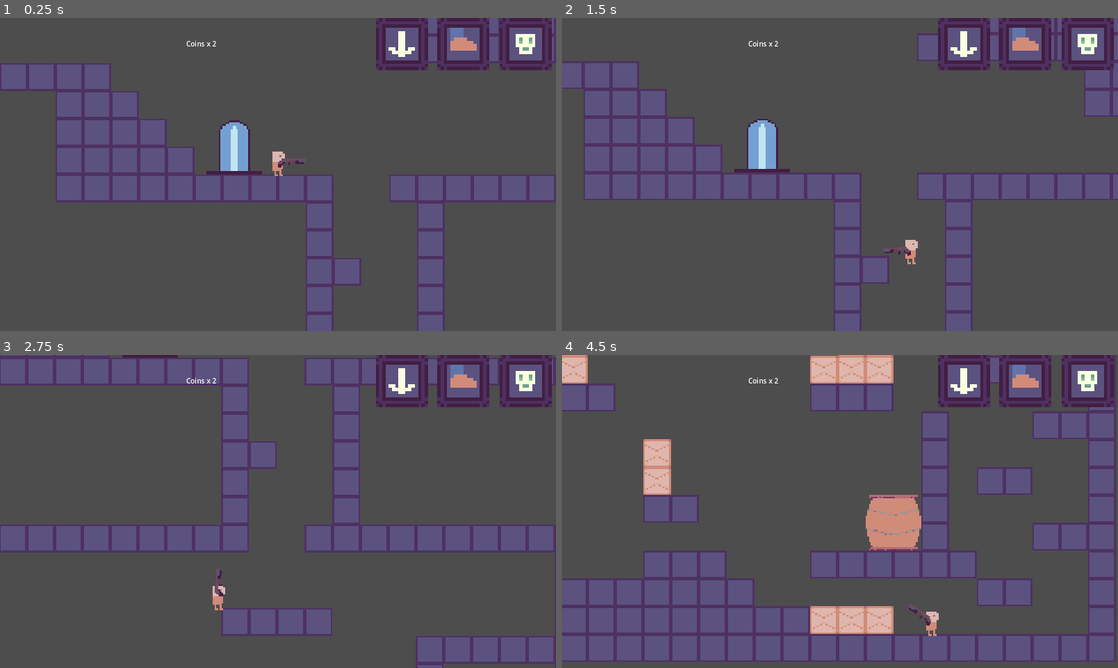
Above: before the commit, frames 1-4 (two rows, left to right).
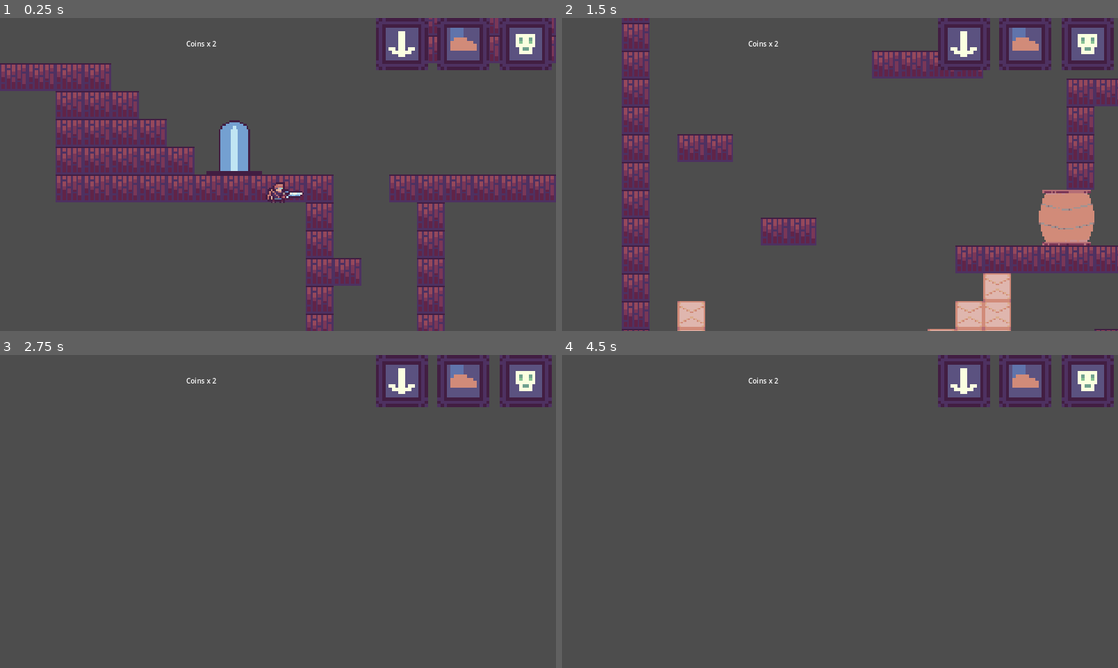
Above: after the commit, the same moments.

Repository: Kevin-Mortimer-19/Cursed-Jumper
Game: Godot game, scene res://src/game.tscn
Same seed, same stepped clock (60 frames per second), same inputs: the game is played once before the commit and once after it.
Inputs (mouse positions are in pixels of both pictures, inside the frame that each line leads up to):
- Up to frame 1 (0.25 s): no input
- Up to frame 2 (1.5 s): move the mouse to (962, 158) at 0.52 s; press the mouse at (962, 158) at 0.53 s; hold D (move_right) from 0.53 s (still down); tap Space (jump) at 0.77 s; move the mouse to (728, 190) at 1.27 s; release the mouse at (728, 190) at 1.28 s; tap E (interact) at 1.35 s
- Up to frame 3 (2.75 s): tap Space (jump) at 1.52 s; move the mouse to (333, 442) at 2.02 s; release D (move_right) at 2.03 s; press the mouse at (333, 442) at 2.03 s; hold A (move_left) from 2.03 s (still down)
- Up to frame 4 (4.5 s): move the mouse to (812, 574) at 2.77 s; release A (move_left) at 2.78 s; release the mouse at (812, 574) at 2.78 s; hold D (move_right) 2.78-4.28 s; tap E (interact) at 2.85, 4.35 s; tap Space (jump) at 3.02, 3.77 s; move the mouse to (1006, 558) at 3.52 s; press the mouse at (1006, 558) at 3.53 s; move the mouse to (673, 464) at 4.27 s; release the mouse at (673, 464) at 4.28 s; hold A (move_left) from 4.28 s (still down)

The runs differ from the first frame. In frame 1, 16% of the frame differs, in the area x 0-100%, y 0-100%; in frame 2, 33%; in frame 3, 23%; in frame 4, 38%, in the area x 0-100%, y 0-98%.

Commit message:
Updated most sprites and tilemap
Should not break most things

Diff:
--- a/project.godot
+++ b/project.godot
@@ -25,6 +25,7 @@
 window/size/viewport_width=1280
 window/size/viewport_height=720
 window/stretch/mode="canvas_items"
+mouse_cursor/custom_image="res://assets/sprites/reticle4x.png"
 
 [editor_plugins]
 
--- a/src/entities/enemies/ground_enemy/ground_enemy.tscn
+++ b/src/entities/enemies/ground_enemy/ground_enemy.tscn
@@ -1,7 +1,7 @@
 [gd_scene load_steps=6 format=3 uid="uid://bedmi1dr6o0bg"]
 
 [ext_resource type="Script" path="res://src/entities/enemies/ground_enemy/ground_enemy.gd" id="1_v1ydc"]
-[ext_resource type="Texture2D" uid="uid://diejfwbuv5nho" path="res://assets/sprites/player.png" id="2_npdpu"]
+[ext_resource type="Texture2D" uid="uid://lhw1mifyubu" path="res://assets/sprites/mechworker.png" id="2_qyb2o"]
 
 [sub_resource type="CircleShape2D" id="CircleShape2D_dbg4y"]
 radius = 8.0
@@ -27,8 +27,7 @@
 raycast_can_jump_obstacle = NodePath("Raycasts/CanJumpObstacleDetector")
 
 [node name="Sprite2D" type="Sprite2D" parent="."]
-self_modulate = Color(1, 0.0721513, 0.475114, 1)
-texture = ExtResource("2_npdpu")
+texture = ExtResource("2_qyb2o")
 
 [node name="CollisionShape2D" type="CollisionShape2D" parent="."]
 shape = SubResource("CircleShape2D_dbg4y")
--- a/src/entities/player/player.tscn
+++ b/src/entities/player/player.tscn
@@ -1,8 +1,23 @@
-[gd_scene load_steps=5 format=3 uid="uid://d1h5r22o1065g"]
+[gd_scene load_steps=7 format=3 uid="uid://d1h5r22o1065g"]
 
 [ext_resource type="Script" path="res://src/entities/player/player.gd" id="1_mw0sy"]
 [ext_resource type="Texture2D" uid="uid://diejfwbuv5nho" path="res://assets/sprites/player.png" id="2_rmpg3"]
 [ext_resource type="PackedScene" uid="uid://c7sf81jnb21uh" path="res://src/entities/player/shotgun.tscn" id="3_sn701"]
+
+[sub_resource type="AtlasTexture" id="AtlasTexture_hdcrk"]
+atlas = ExtResource("2_rmpg3")
+region = Rect2(0, 0, 16, 16)
+
+[sub_resource type="SpriteFrames" id="SpriteFrames_fb772"]
+animations = [{
+"frames": [{
+"duration": 1.0,
+"texture": SubResource("AtlasTexture_hdcrk")
+}],
+"loop": true,
+"name": &"default",
+"speed": 5.0
+}]
 
 [sub_resource type="CircleShape2D" id="CircleShape2D_anaty"]
 radius = 7.0
@@ -10,7 +25,7 @@
 [node name="Player" type="CharacterBody2D" node_paths=PackedStringArray("sprite", "shotgun")]
 collision_layer = 2
 script = ExtResource("1_mw0sy")
-sprite = NodePath("AnimatedSprite2D")
+sprite = NodePath("Sprite")
 shotgun = NodePath("Shotgun")
 jump_strength_full = 330.0
 jump_strength_half = 165.0
@@ -24,10 +39,8 @@
 modifiers_move_options = 11
 modifiers_combat = 1
 
-[node name="TEMP SPRITE" type="Sprite2D" parent="."]
-texture = ExtResource("2_rmpg3")
-
-[node name="AnimatedSprite2D" type="AnimatedSprite2D" parent="."]
+[node name="Sprite" type="AnimatedSprite2D" parent="."]
+sprite_frames = SubResource("SpriteFrames_fb772")
 
 [node name="CollisionShape2D" type="CollisionShape2D" parent="."]
 shape = SubResource("CircleShape2D_anaty")
--- a/src/entities/player/shotgun.tscn
+++ b/src/entities/player/shotgun.tscn
@@ -24,4 +24,4 @@
 
 [node name="Sprite" type="Sprite2D" parent="."]
 texture = ExtResource("6_w646f")
-offset = Vector2(8, 0)
+offset = Vector2(8, 3)
--- a/src/levels/level_tile_map.tscn
+++ b/src/levels/level_tile_map.tscn
@@ -1,17 +1,30 @@
 [gd_scene load_steps=10 format=3 uid="uid://bylkv7aa7wq8x"]
 
-[ext_resource type="Texture2D" uid="uid://bevdswhuty0gt" path="res://assets/tilemaps/tilemap_test.png" id="1_7ymyb"]
+[ext_resource type="Texture2D" uid="uid://dff1hna0jpc2m" path="res://assets/tilemaps/spacebricks.png" id="1_frlcl"]
 [ext_resource type="PackedScene" uid="uid://bedmi1dr6o0bg" path="res://src/entities/enemies/ground_enemy/ground_enemy.tscn" id="2_eilh5"]
 [ext_resource type="PackedScene" uid="uid://cnj48bxcnwi50" path="res://src/levels/components/destructible_1x1.tscn" id="3_01vq6"]
 [ext_resource type="PackedScene" uid="uid://cdu7gyig5k36f" path="res://src/levels/components/destructible_1x2.tscn" id="4_vrs42"]
 [ext_resource type="PackedScene" uid="uid://bjsfryacaa8d1" path="res://src/levels/components/destructible_2x2.tscn" id="5_ggysw"]
 
-[sub_resource type="TileSetAtlasSource" id="TileSetAtlasSource_cr8li"]
-texture = ExtResource("1_7ymyb")
+[sub_resource type="TileSetAtlasSource" id="TileSetAtlasSource_6mulq"]
+texture = ExtResource("1_frlcl")
+margins = Vector2i(1, 1)
+separation = Vector2i(1, 1)
 0:0/0 = 0
 0:0/0/physics_layer_0/linear_velocity = Vector2(0, 0)
 0:0/0/physics_layer_0/angular_velocity = 0.0
-0:0/0/physics_layer_0/polygon_0/points = PackedVector2Array(-8, -8, 8, -8, 8, 8, -8, 8)
+1:0/0 = 0
+1:0/0/physics_layer_0/linear_velocity = Vector2(0, 0)
+1:0/0/physics_layer_0/angular_velocity = 0.0
+2:0/0 = 0
+2:0/0/physics_layer_0/linear_velocity = Vector2(0, 0)
+2:0/0/physics_layer_0/angular_velocity = 0.0
+3:0/0 = 0
+3:0/0/physics_layer_0/linear_velocity = Vector2(0, 0)
+3:0/0/physics_layer_0/angular_velocity = 0.0
+4:0/0 = 0
+4:0/0/physics_layer_0/linear_velocity = Vector2(0, 0)
+4:0/0/physics_layer_0/angular_velocity = 0.0
 
 [sub_resource type="TileSetScenesCollectionSource" id="TileSetScenesCollectionSource_cmt0k"]
 resource_name = "Enemies"
@@ -25,9 +38,9 @@
 
 [sub_resource type="TileSet" id="TileSet_vb67a"]
 physics_layer_0/collision_layer = 1
-sources/0 = SubResource("TileSetAtlasSource_cr8li")
 sources/1 = SubResource("TileSetScenesCollectionSource_cmt0k")
 sources/2 = SubResource("TileSetScenesCollectionSource_ufo0s")
+sources/0 = SubResource("TileSetAtlasSource_6mulq")
 
 [node name="LevelTileMap" type="TileMap"]
 tile_set = SubResource("TileSet_vb67a")
--- a/src/projectiles/shotgun_bullet/shotgun_bullet.tscn
+++ b/src/projectiles/shotgun_bullet/shotgun_bullet.tscn
@@ -1,11 +1,15 @@
-[gd_scene load_steps=5 format=3 uid="uid://b38lx3p0fw2jb"]
+[gd_scene load_steps=6 format=3 uid="uid://b38lx3p0fw2jb"]
 
 [ext_resource type="Script" path="res://src/projectiles/projectile.gd" id="1_1bc6r"]
 [ext_resource type="AudioStream" uid="uid://dnvx0en6ohpbw" path="res://assets/sounds/shotgun_sfx/bullet_wall_impact.wav" id="2_aixal"]
-[ext_resource type="Texture2D" uid="uid://dxki4fkfcabx4" path="res://assets/sprites/bullet.png" id="3_ubsvi"]
+[ext_resource type="Texture2D" uid="uid://drjvksqwafuf0" path="res://assets/sprites/bullets.png" id="3_1ehxm"]
+
+[sub_resource type="AtlasTexture" id="AtlasTexture_env6n"]
+atlas = ExtResource("3_1ehxm")
+region = Rect2(0, 0, 16, 16)
 
 [sub_resource type="RectangleShape2D" id="RectangleShape2D_ktja6"]
-size = Vector2(6, 16)
+size = Vector2(8, 8)
 
 [node name="ShotgunBullet" type="CharacterBody2D" node_paths=PackedStringArray("hitbox")]
 collision_layer = 0
@@ -19,7 +23,7 @@
 
 [node name="Sprite2D" type="Sprite2D" parent="."]
 position = Vector2(0, 9.53674e-07)
-texture = ExtResource("3_ubsvi")
+texture = SubResource("AtlasTexture_env6n")
 
 [node name="CollisionShape2D" type="CollisionShape2D" parent="."]
 rotation = 1.5708
Binary file added: assets/sprites/bullets.png
Not shown, added: assets/sprites/bullets.png.import
Binary file added: assets/sprites/mechworker.png
Not shown, added: assets/sprites/mechworker.png.import
Binary file added: assets/sprites/overseer.png
Not shown, added: assets/sprites/overseer.png.import
Binary file changed: assets/sprites/player.png
Binary file added: assets/sprites/reticle.png
Not shown, added: assets/sprites/reticle.png.import
Binary file added: assets/sprites/reticle4x.png
Not shown, added: assets/sprites/reticle4x.png.import
Binary file changed: assets/sprites/shotgun.png
(and 6 more such lines)
